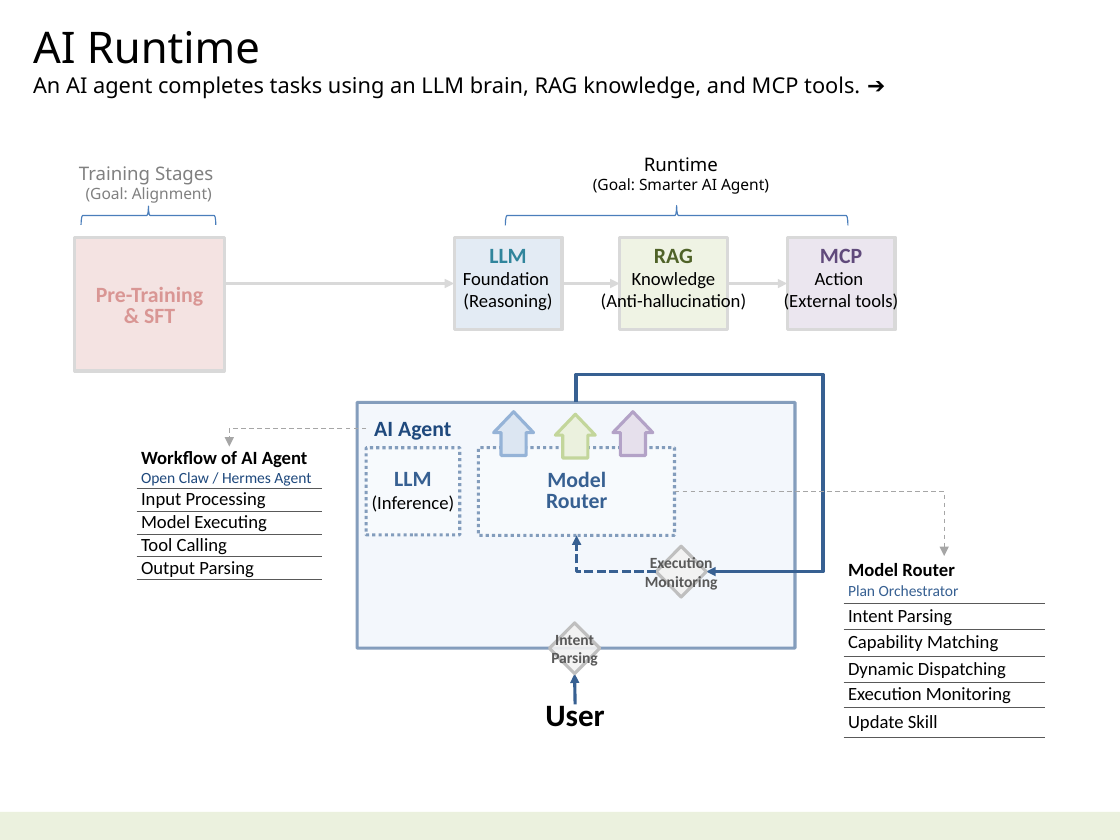
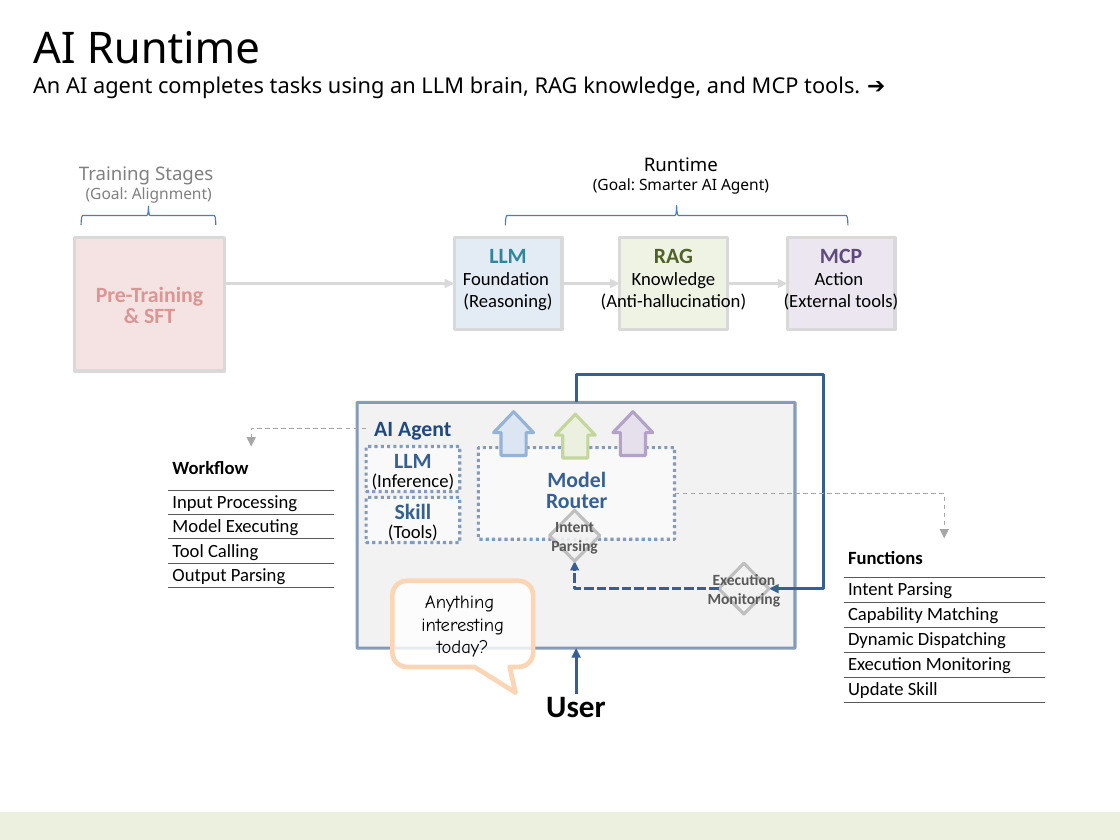
Before and after one commit to navibator/crazy-ai, a slide deck: slide 3 of ai-gemma.pptx. Drawn at 1120x840 pixels with LibreOffice and Linux fonts; fonts in the diff are those of the drawing. Boxes give left, top, right and bottom in pixels: in the first picture for what was removed or moved away, otherwise in the second. Text is boxed around its words. In the diff, an @@ line names an element or a change of style, - is before the commit and + after.

```diff
--- a/ai-gemma.pptx
+++ b/ai-gemma.pptx
@@ elbow arrow moved from (576, 402) - (707, 571) to (576, 402) - (769, 589) @@
@@ rectangle at bbox=[357, 402, 795, 648]: fill #C6D9F1 at 20% opacity to #F2F2F2 @@
@@ table at bbox=[168, 447, 334, 589] @@
-row 1, column 1: Workflow of AI Agent / Open Claw / Hermes Agent
+row 1, column 1: Workflow
@@ table: place and size @@
-table at bbox=[137, 447, 323, 584]
+table at bbox=[168, 447, 334, 589]
@@ elbow arrow moved from (366, 429) - (230, 447) to (366, 429) - (251, 447) @@
@@ rectangle "LLM": place and size @@
-rectangle "LLM" at bbox=[366, 448, 460, 535]
+rectangle "LLM" at bbox=[366, 447, 460, 492]
@@ rectangle "LLM" at bbox=[366, 447, 460, 492]: line spacing 14pt to 12pt; vertical alignment middle to bottom; fill #FFFFFF at 40% opacity to #FFFFFF at 60% opacity @@
@@ rectangle: place and size @@
-rectangle at bbox=[478, 448, 674, 535]
+rectangle at bbox=[478, 448, 674, 540]
@@ rectangle at bbox=[478, 448, 674, 540]: fill #FFFFFF at 40% opacity to #FFFFFF at 60% opacity @@
@@ rectangle added at bbox=[366, 497, 460, 542], fill #FFFFFF at 60% opacity, outline #376092 2 pt dashed, 12 pt, text #000000 @@
+Skill
+(Tools)
@@ elbow arrow moved from (674, 492) - (944, 556) to (674, 494) - (944, 539) @@
@@ diamond "Intent": place and size @@
-diamond "Intent" at bbox=[550, 623, 600, 673]
+diamond "Intent" at bbox=[550, 511, 600, 561]
@@ table at bbox=[843, 539, 1045, 702] @@
-row 1, column 1: Model Router / Plan Orchestrator
+row 1, column 1: Functions
@@ table: place and size @@
-table at bbox=[843, 556, 1045, 737]
+table at bbox=[843, 539, 1045, 702]
@@ elbow arrow moved from (656, 571) - (577, 535) to (719, 589) - (575, 561) @@
@@ diamond "Execution": place and size @@
-diamond "Execution" at bbox=[656, 547, 707, 597]
+diamond "Execution" at bbox=[719, 563, 769, 614]
@@ rounded speech box added at bbox=[392, 581, 533, 668], fill #FFFFFF at 80% opacity, outline #FCD5B5 3 pt, 12 pt, text #000000 @@
+Anything
+interesting
+today?
@@ arrow moved from (576, 704) - (575, 673) to (576, 694) - (576, 648) @@
@@ text "User": place and size @@
-text "User" at bbox=[545, 700, 604, 727]
+text "User" at bbox=[546, 690, 605, 718]
```
Also in this commit, not shown: 7 other slides changed, 1 other file.
